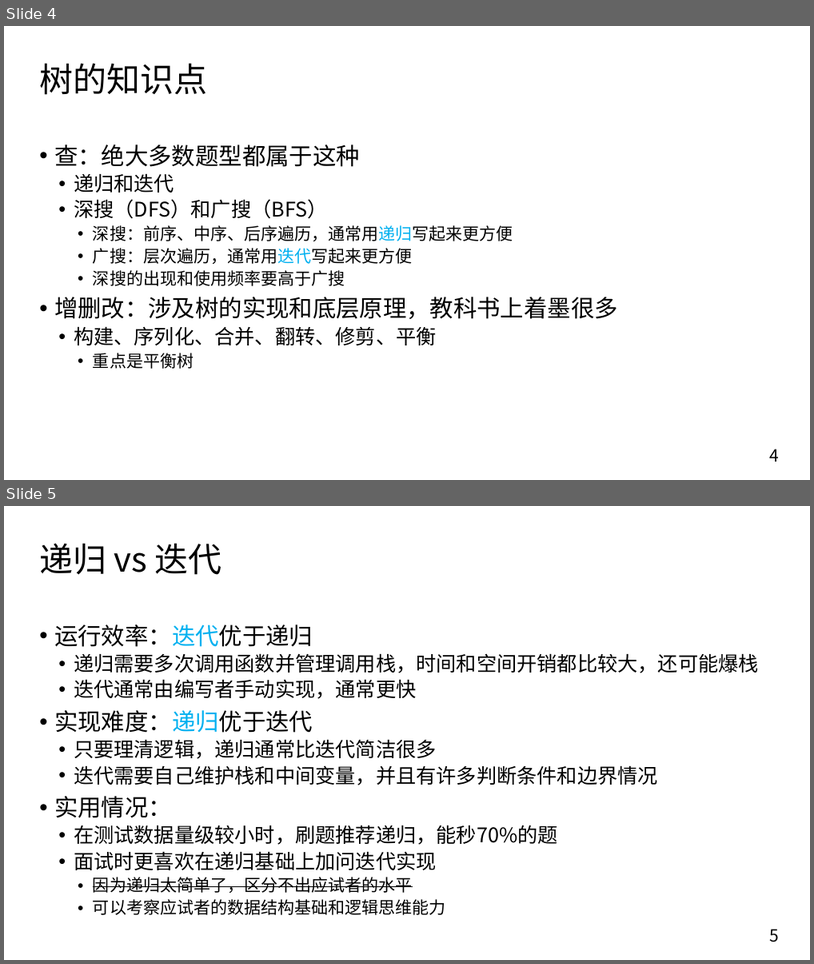
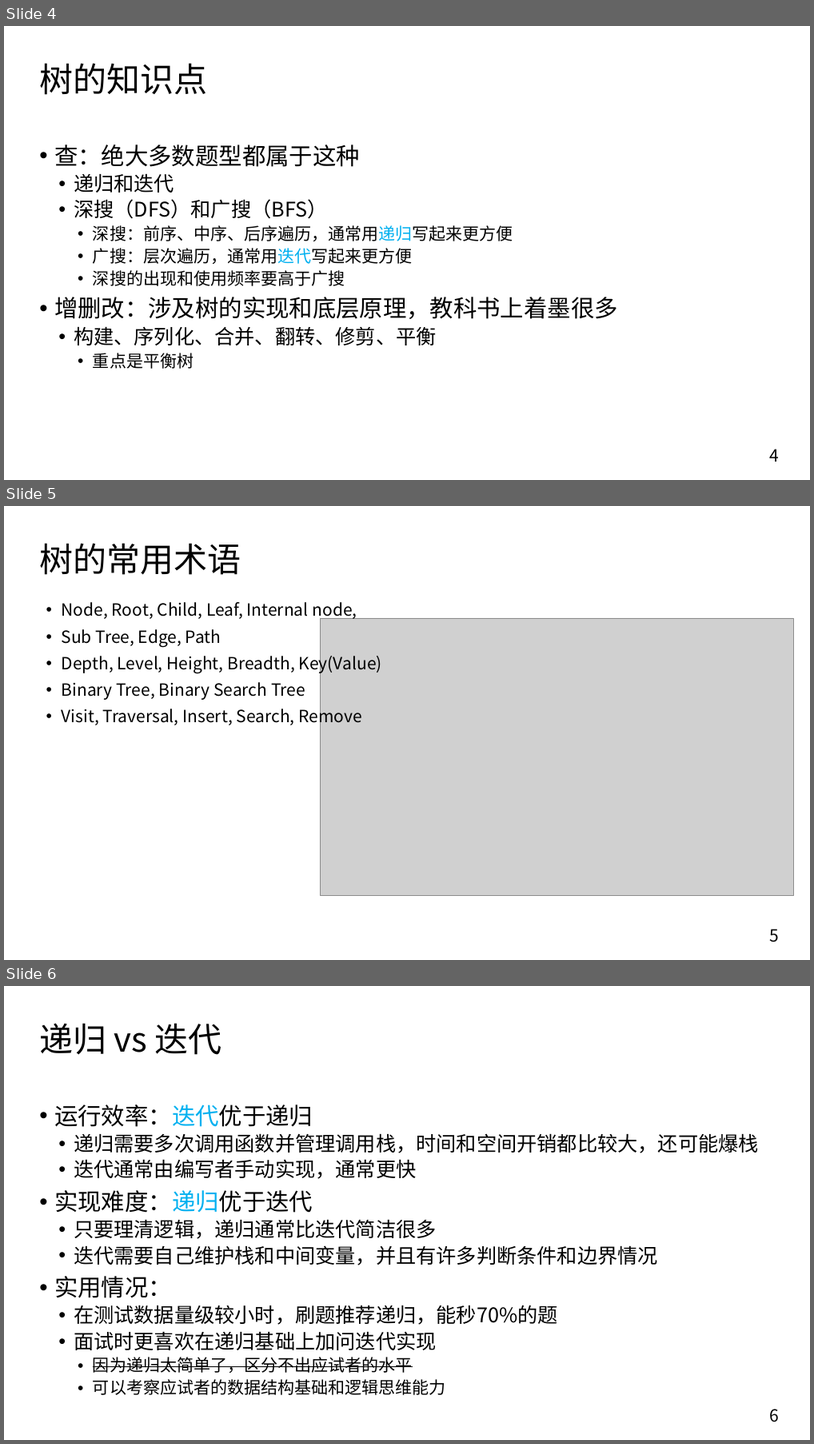
Before and after one commit to Hansimov/cs-notes, a slide deck: cs-seminar/算法与数据结构/树/树.pptx. Shown one above the other, each under a label of ours: slides 4 and 5 before the commit, slides 4, 5 and 6 after it. The pictures are 814x964 and 814x1444 pixels, drawn with LibreOffice and Linux fonts; fonts in the diff are those of the drawing; grey boxes stand for pictures. Boxes give left, top, right and bottom in pixels: in the first picture for what was removed or moved away, otherwise in the second. Text is boxed around its words. In the diff, an @@ line names an element or a change of style, - is before the commit and + after.

```diff
--- a/cs-seminar/算法与数据结构/树/树.pptx
+++ b/cs-seminar/算法与数据结构/树/树.pptx
@@ slide 5 added at (x1=4, y1=506, x2=810, y2=960), background #FFFFFF @@
@@ title added at (x1=39, y1=543, x2=241, y2=575), 40 pt, text #000000 @@
+树的常用术语
@@ text added at (x1=62, y1=602, x2=382, y2=726), 20 pt, text #000000 @@
+• Node, Root, Child, Leaf, Internal node,
+• Sub Tree, Edge, Path
+• Depth, Level, Height, Breadth, Key(Value)
+• Binary Tree, Binary Search Tree
+• Visit, Traversal, Insert, Search, Remove
@@ picture added at (x1=320, y1=618, x2=794, y2=895) @@
@@ page number added at (x1=770, y1=928, x2=779, y2=942), 20 pt, text #000000 @@
+5
@@ what was slide 5 is now slide 6 @@
@@ page number at (x1=770, y1=1408, x2=779, y2=1422): text changed @@
-5
+6
```
Also in this commit, not shown: 3 slides changed, 3 other slides added, 1 slide removed, 7 other files.
